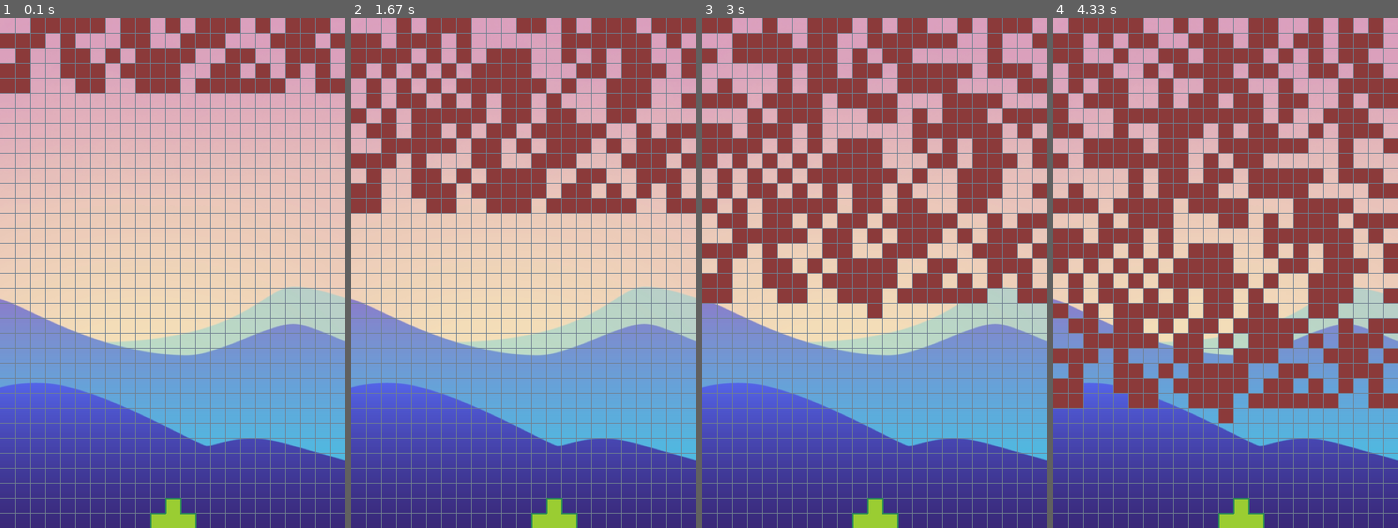
Above: before the commit, frames 1-4 (left to right).
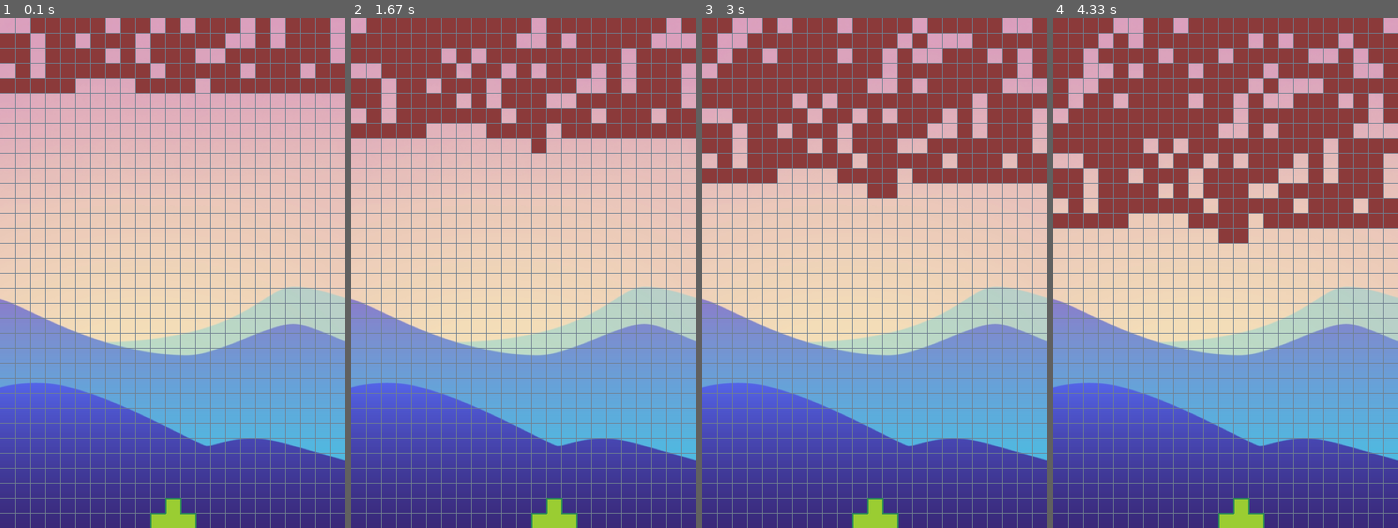
Above: after the commit, the same moments.

Repository: infProgram/inf371_spring2022-Pieces-Ho
Game: pygame game, started from peronalProject/bubbleDefense.py
The game is run twice, just before and just after one commit, with the same random seed, the same clock (stepped at 60 frames per second) and the same inputs.
Inputs:
- Up to frame 1 (0.1 s): no input
- Up to frame 2 (1.67 s): hold D 0.33-0.8 s; hold W 0.83-1.13 s; hold D 1.17-1.63 s
- Up to frame 3 (3 s): hold A 1.67-2.2 s; hold A 2.23-2.63 s; hold W from 2.67 s (still down)
- Up to frame 4 (4.33 s): release W at 3.03 s; hold D 3.07-3.7 s; hold A 3.73-4.2 s; hold D from 4.23 s (still down)

The runs differ from the first frame. In frame 1, 4.2% of the frame differs, in the area x 0-100%, y 3-15%; in frame 2, 17%; in frame 3, 27%; in frame 4, 38%, in the area x 0-100%, y 0-80%.

Commit message:
add comment and delete some meaningless code

Diff:
--- a/peronalProject/bubbleDefense.py
+++ b/peronalProject/bubbleDefense.py
@@ -1,69 +1,64 @@
-from re import T
+# from re import T
 import sys, pygame, time, random
 pygame.init()
 
 class launcher():   # launcher class
-    def __init__(self) -> None:
+    def __init__(self) -> None:     # set speed, inital xy, colour, frameColour and keypoints
         self.speed = 20
         self.x = 200
         self.y = 660
         self.tankColour = (154,205,50)
-        self.bulletSpeed = 10
-        self.bulletx = self.x+20
-        self.bullety = self.y-20
-        self.bulletColour = (238,201,0)
+        self.tankFrameColour = (46,139,87)
         self.points = [(self.x,self.y),(self.x+20,self.y),(self.x+20,self.y-20),(self.x+40,self.y-20),(self.x+40,self.y),(self.x+60,self.y),(self.x+60,self.y+20),(self.x,self.y+20)]
 
-    def draw(self):
+    def draw(self):     # draw the launcher
         self.tank = pygame.draw.polygon(screen, self.tankColour,self.points)
-        self.tankFrame = pygame.draw.polygon(screen, (46,139,87), self.points, width=2)
+        self.tankFrame = pygame.draw.polygon(screen, self.tankFrameColour, self.points, width=2)
 
-    def move(self,key):
+    def move(self,key):          # move the launcher
         if key == 'A': self.x = self.x - self.speed
         if key == 'D': self.x = self.x + self.speed
 
-        if self.x < -21 :  self.x = -20
+        if self.x < -21 :  self.x = -20     # make sure the tank will not out the window.
         if self.x > width-40: self.x = width-40
         self.points = [(self.x,self.y),(self.x+20,self.y),(self.x+20,self.y-20),(self.x+40,self.y-20),(self.x+40,self.y),(self.x+60,self.y),(self.x+60,self.y+20),(self.x,self.y+20)]
 
 
 class bullet():   # bullet class
-    def __init__(self) -> None:
+    def __init__(self) -> None:     # set speed, inital xy and colour
         self.bulletSpeed = 20
         self.bulletx = 0
         self.bullety = 0
         self.bulletColour = (238,201,0)
+
+    def startBullet(self,x,y):     # when press 'W', draw the bullet from top of launcher
+        print("press W! ")
+        self.bulletx = x+20
+        self.bullety = y-20
         self.bullet = pygame.draw.rect(screen,self.bulletColour,[self.bulletx,self.bullety,20,20],0)
         self.bulletFrame = pygame.draw.rect(screen,(139,121,94),[self.bulletx,self.bullety,20,20],1)
 
-    def startBullet(self,x,y):
-        print("press W! ")
-        self.bulletx = x+20
-        self.bullety = y-20
-        self.bullet = pygame.draw.rect(screen,self.bulletColour,[x+20,y-20,20,20],0)
-        self.bulletFrame = pygame.draw.rect(screen,(139,121,94),[self.bulletx,self.bullety,20,20],1)
-
-    def bulletFlyDraw(self):
+    def bulletFlyDraw(self):    # after press 'W', bullet fly up
         self.bullety = self.bullety - self.bulletSpeed
         self.bullet = pygame.draw.rect(screen,self.bulletColour,[self.bulletx,self.bullety,20,20],0)
         self.bulletFrame = pygame.draw.rect(screen,(139,121,94),[self.bulletx,self.bullety,20,20],1)
 
 
-class wall():
-    def __init__(self) -> None:
+class wall():   # wall class
+    def __init__(self) -> None:     # set colour, and initial 5 lines wall by random(the wall store in 2D array).
         self.wallColour = (139,58,58)
-        self.posx = [random.sample(range(0,460,20),15),random.sample(range(0,460,20),random.randint(12, 15)),random.sample(range(0,460,20),13),random.sample(range(0,460,20),14),random.sample(range(0,460,20),15)]
+        self.posx = [random.sample(range(0,460,20),15),random.sample(range(0,460,20),16),random.sample(range(0,460,20),17),random.sample(range(0,460,20),18),random.sample(range(0,460,20),18)]
 
-    def draw(self):     # 23 grids each line, and 34 lines, 34-2 = 32
+    def draw(self):       # draw wall by 2D array, return gameover or not
         for i in range(len(self.posx)):
             for j in self.posx[i]:
                 self.walls = pygame.draw.rect(screen,self.wallColour,[j,i*20,20,20],0)
-        if len(self.posx) >=  33:
+        if len(self.posx) >=  33:   # 23 grids each line, and 34 lines, 34-2 = 32
             return True
         else: return False
 
-    def move(self):
-        self.posx.insert(0,random.sample(range(0,460,20),random.randint(12, 15)))
+    def move(self):     # move down the wall, which is equivalent to adding row 0
+        self.posx.insert(0,random.sample(range(0,460,20),random.randint(15, 20)))
 
     def clearline(self):
         i = 0
@@ -83,18 +78,18 @@
         return True
 
 
-size = width, height = 460, 680
-fallTime = 200
+size = width, height = 460, 680     # screen size, title, and back picture
 screen = pygame.display.set_mode(size)
-pygame.display.set_caption('Bubble Defense') #  主窗口标题（Title）
+pygame.display.set_caption('Bubble Defense')
 backgroundPic = pygame.image.load("bgPic.png")
-mylancher = launcher()
+fallTime = 450  # time of the wall fall down, it smaller, game harder.
+mylancher = launcher()  # 3 instance of class
 mywall = wall()
 mybullet = bullet()
-wallWhile = 0
-boolBulletFly = False
-bulleyStayFlag = True
-font = pygame.font.SysFont('Lucida Grande', 75)
+wallWhile = 0   # time of wall fall start from 0
+boolBulletFly = False   # bool make bullet fly or not
+bulleyStayFlag = True   # bool make bullet stay or not
+font = pygame.font.SysFont('Lucida Grande', 75)     # the text size, style of GameOver
 text = font.render('Game Over!', True, (0, 0, 0))
 
 
